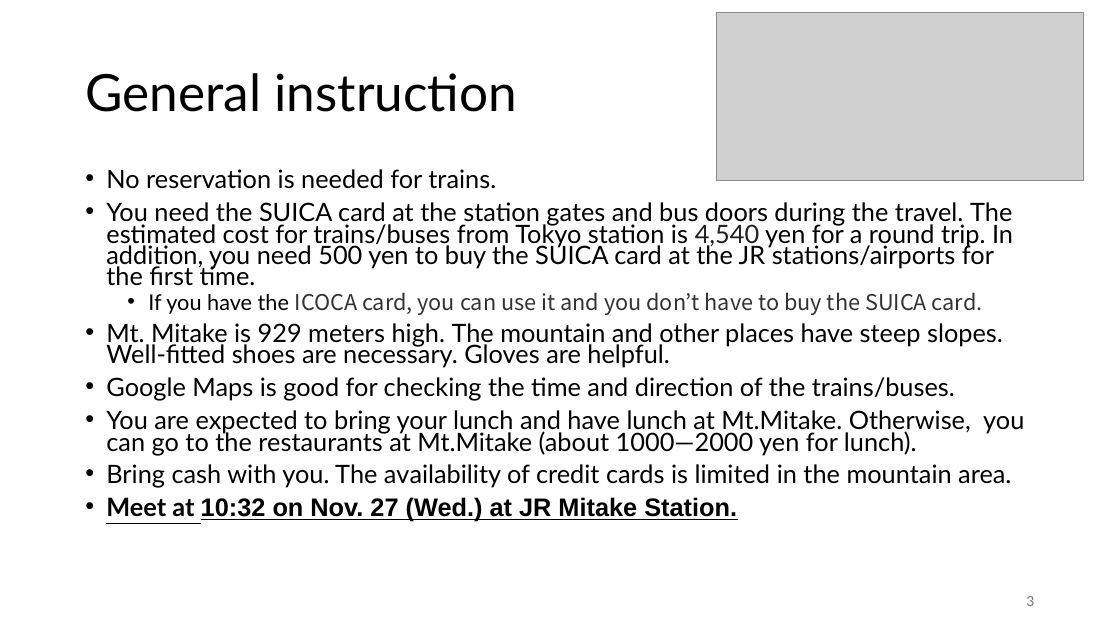
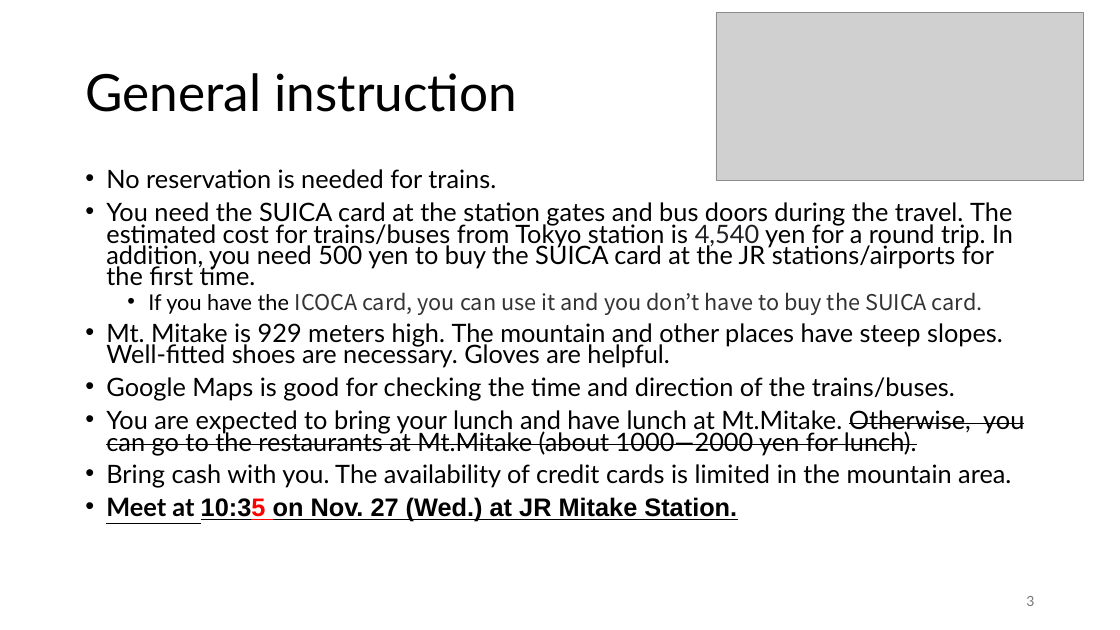
Before and after one commit to ayumu-tanaka/Japanese_Economy, a slide deck: slide 3 of Mt_Mitake/Mt_Mitake_v2.pptx. Drawn at 1120x630 pixels with LibreOffice and Linux fonts; fonts in the diff are those of the drawing; grey boxes stand for pictures. Boxes give left, top, right and bottom in pixels: in the first picture for what was removed or moved away, otherwise in the second. Text is boxed around its words. In the diff, an @@ line names an element or a change of style, - is before the commit and + after.

```diff
--- a/Mt_Mitake/Mt_Mitake_v2.pptx
+++ b/Mt_Mitake/Mt_Mitake_v2.pptx
@@ text at (x1=106, y1=410, x2=1024, y2=455): strikethrough on in "Otherwise, you can go to the restaurants ..." @@
@@ text at (x1=106, y1=497, x2=737, y2=522): text changed @@
-• Meet at 10:32 on Nov. 27 (Wed.) at JR Mitake Station.
+• Meet at 10:35 on Nov. 27 (Wed.) at JR Mitake Station.
```
Also in this commit, not shown: 2 other slides changed, 1 slide removed, 2 other files.
